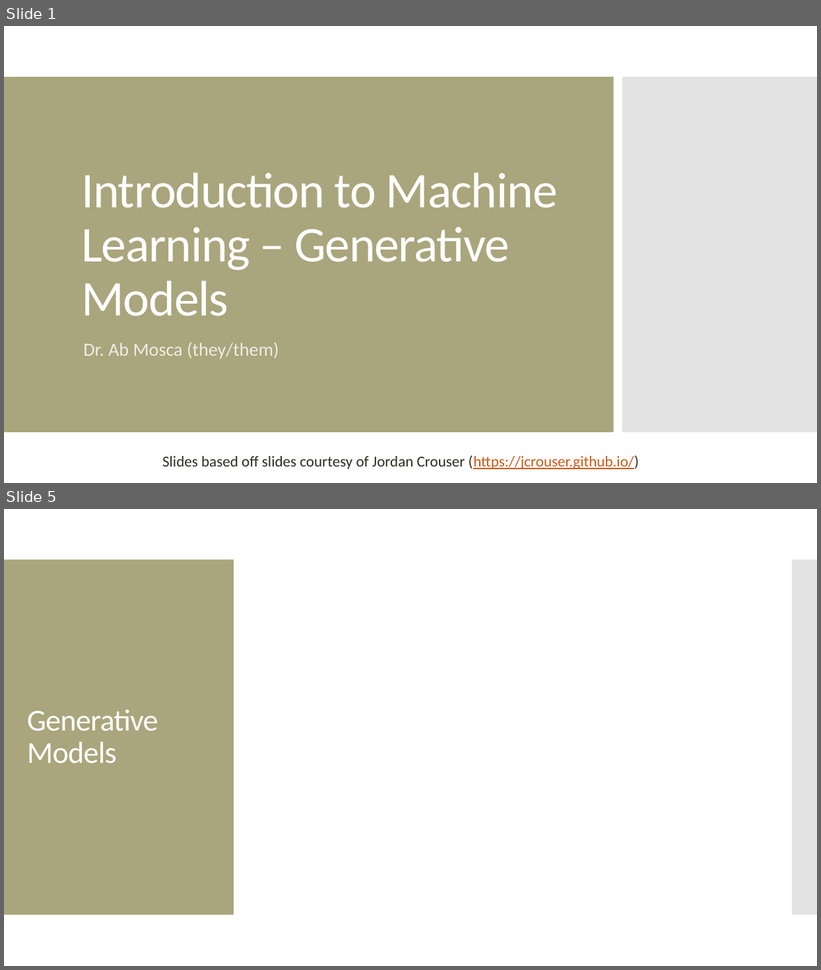
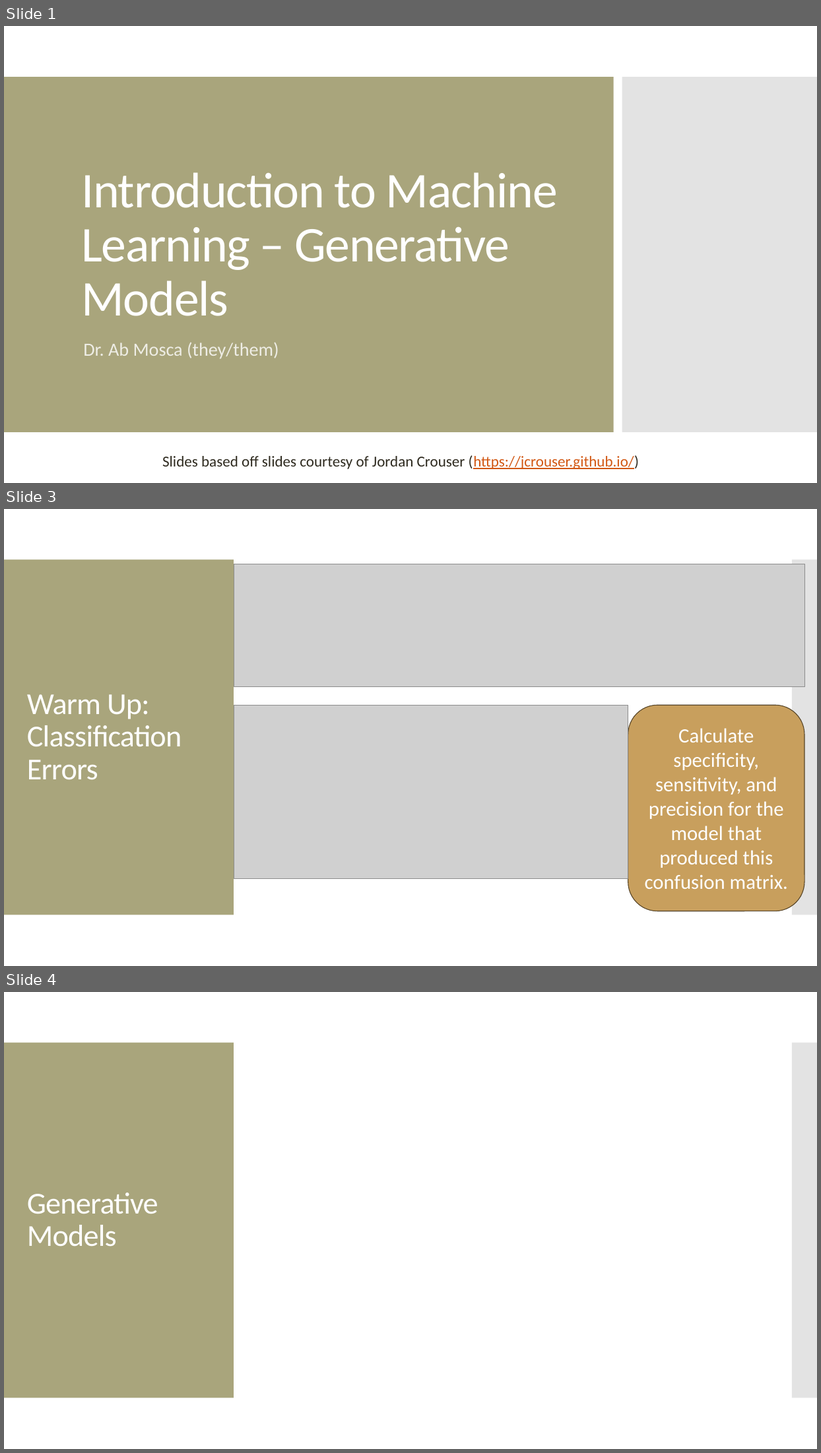
Before and after one commit to amosca01/CAIS380ML-S24, a slide deck: slides/08-QDA-naive-bayes.pptx. Shown one above the other, each under a label of ours: slides 1 and 5 before the commit, slides 1, 3 and 4 after it; the slides between them are not shown. The pictures are 821x970 and 821x1453 pixels, drawn with LibreOffice and Linux fonts; fonts in the diff are those of the drawing; grey boxes stand for pictures. Boxes give left, top, right and bottom in pixels: in the first picture for what was removed or moved away, otherwise in the second. Text is boxed around its words. In the diff, an @@ line names an element or a change of style, - is before the commit and + after.

Commit message:
class

```diff
--- a/slides/08-QDA-naive-bayes.pptx
+++ b/slides/08-QDA-naive-bayes.pptx
@@ slide 3 added at (x1=4, y1=509, x2=817, y2=966), background #FFFFFF; not listed: 2 template elements that a slide beside it also shows @@
@@ picture added at (x1=234, y1=564, x2=805, y2=687) @@
@@ title added at (x1=27, y1=694, x2=182, y2=780), 36 pt, text #FFFFFF @@
+Warm Up: Classification Errors
@@ picture added at (x1=234, y1=706, x2=628, y2=879) @@
@@ rounded rectangle added at (x1=628, y1=706, x2=805, y2=912), fill #C89F5D, outline #584629 0.85 pt, 24 pt, text #FFFFFF @@
+Calculate specificity, sensitivity, and precision for the model that produced this confusion matrix.
@@ what was slide 5 is now slide 4 @@
```
Also in this commit, not shown: 3 slides changed, 14 other slides added, 31 slides removed, 9 other files.
